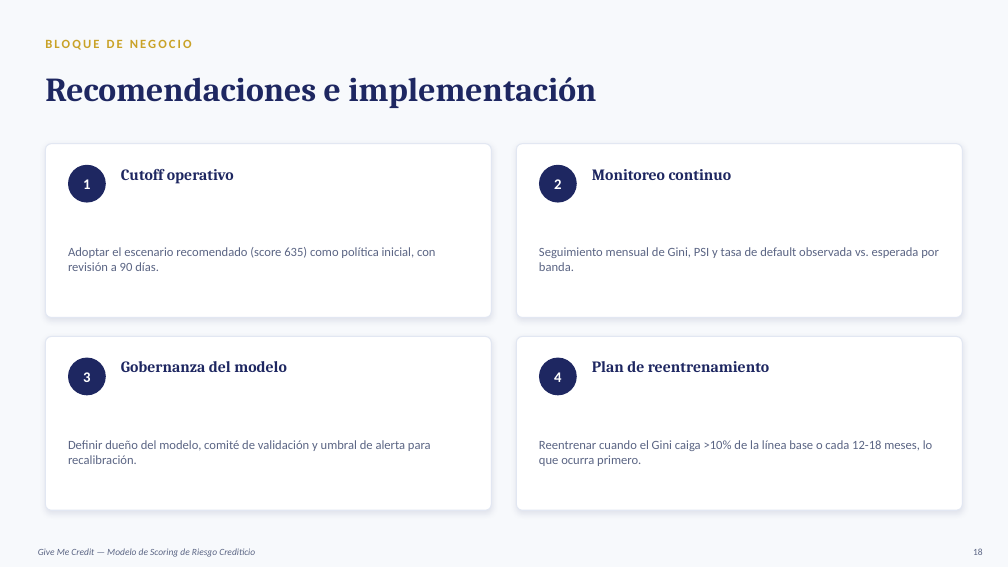
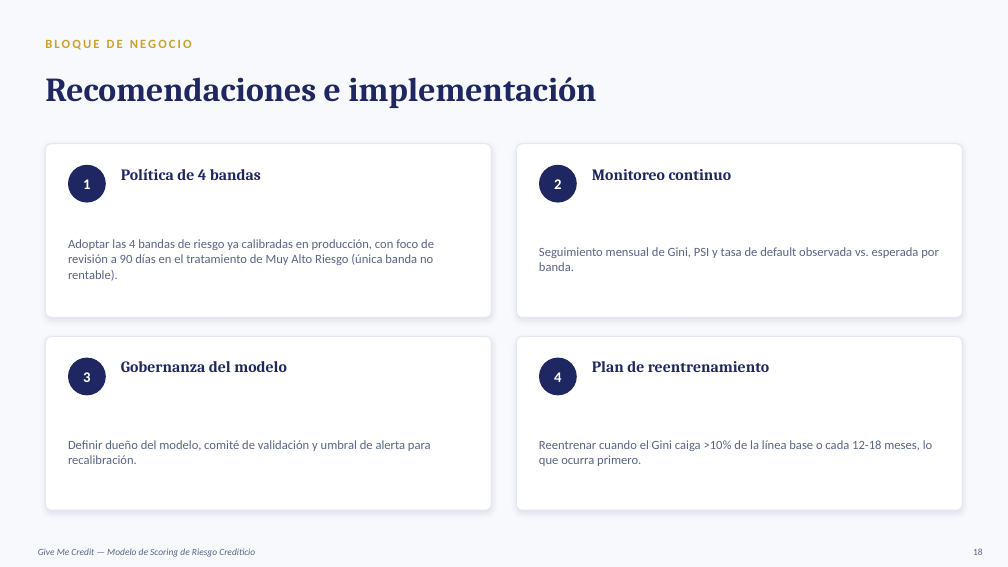
Before and after one commit to davidrodriguez2712/proyecto-riesgo-credito, a slide deck: slide 18 of presentacion/Resumen_Presentacion.pptx. Drawn at 1008x567 pixels with LibreOffice and Linux fonts; fonts in the diff are those of the drawing. Boxes give left, top, right and bottom in pixels: in the first picture for what was removed or moved away, otherwise in the second. Text is boxed around its words. In the diff, an @@ line names an element or a change of style, - is before the commit and + after.

```diff
--- a/presentacion/Resumen_Presentacion.pptx
+++ b/presentacion/Resumen_Presentacion.pptx
@@ text at [121,169,261,180]: text changed @@
-Cutoff operativo
+Política de 4 bandas
@@ text at [68,239,434,281]: text changed @@
-Adoptar el escenario recomendado (score 635) como política inicial, con revisión a 90 días.
+Adoptar las 4 bandas de riesgo ya calibradas en producción, con foco de revisión a 90 días en el tratamiento de Muy Alto Riesgo (única banda no rentable).
```
Also in this commit, not shown: 6 other slides changed, 1 other file.
